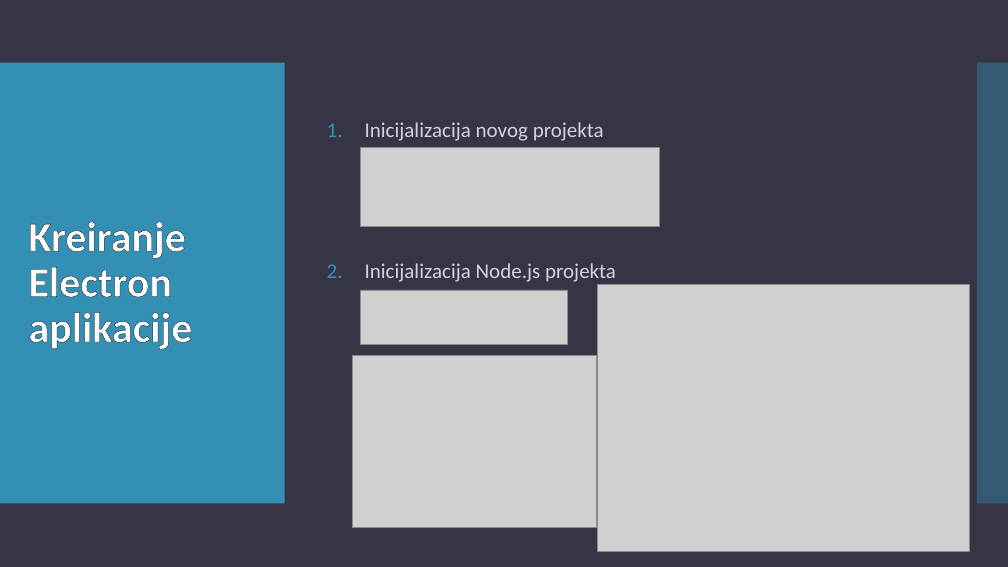
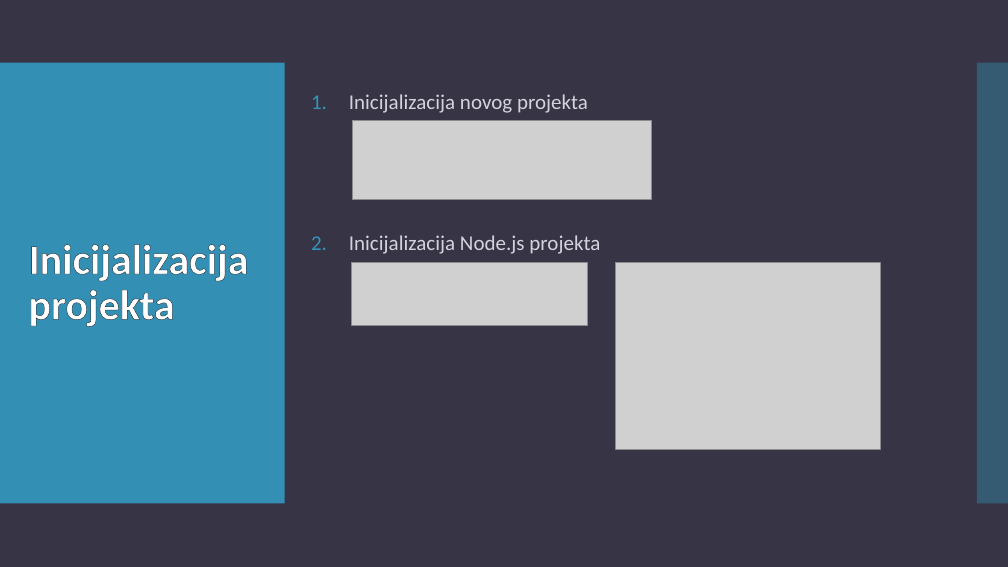
Before and after one commit to teodora18040cvetkovic/electron_react, a slide deck: slide 15 of Electron.pptx (slide 14 before the commit). Drawn at 1008x567 pixels with LibreOffice and Linux fonts; fonts in the diff are those of the drawing; grey boxes stand for pictures. Boxes give left, top, right and bottom in pixels: in the first picture for what was removed or moved away, otherwise in the second. Text is boxed around its words. In the diff, an @@ line names an element or a change of style, - is before the commit and + after.

```diff
--- a/Electron.pptx
+++ b/Electron.pptx
@@ text "Inicijalizacija novog projekta": place and size @@
-text "Inicijalizacija novog projekta" at (365, 122, 616, 285)
+text "Inicijalizacija novog projekta" at (349, 94, 600, 254)
@@ picture: place and size @@
-picture at (361, 147, 660, 227)
+picture at (352, 120, 652, 200)
@@ title at (28, 244, 248, 327): text changed @@
-Kreiranje Electron aplikacije
+Inicijalizacija projekta
@@ picture: place and size @@
-picture at (361, 290, 568, 344)
+picture at (352, 263, 588, 326)
@@ picture: place and size @@
-picture at (352, 355, 597, 527)
+picture at (616, 263, 880, 449)
@@ picture removed at (597, 284, 969, 552) @@
```
Also in this commit, not shown: 6 other slides changed, 3 slides added, 1 slide removed.
